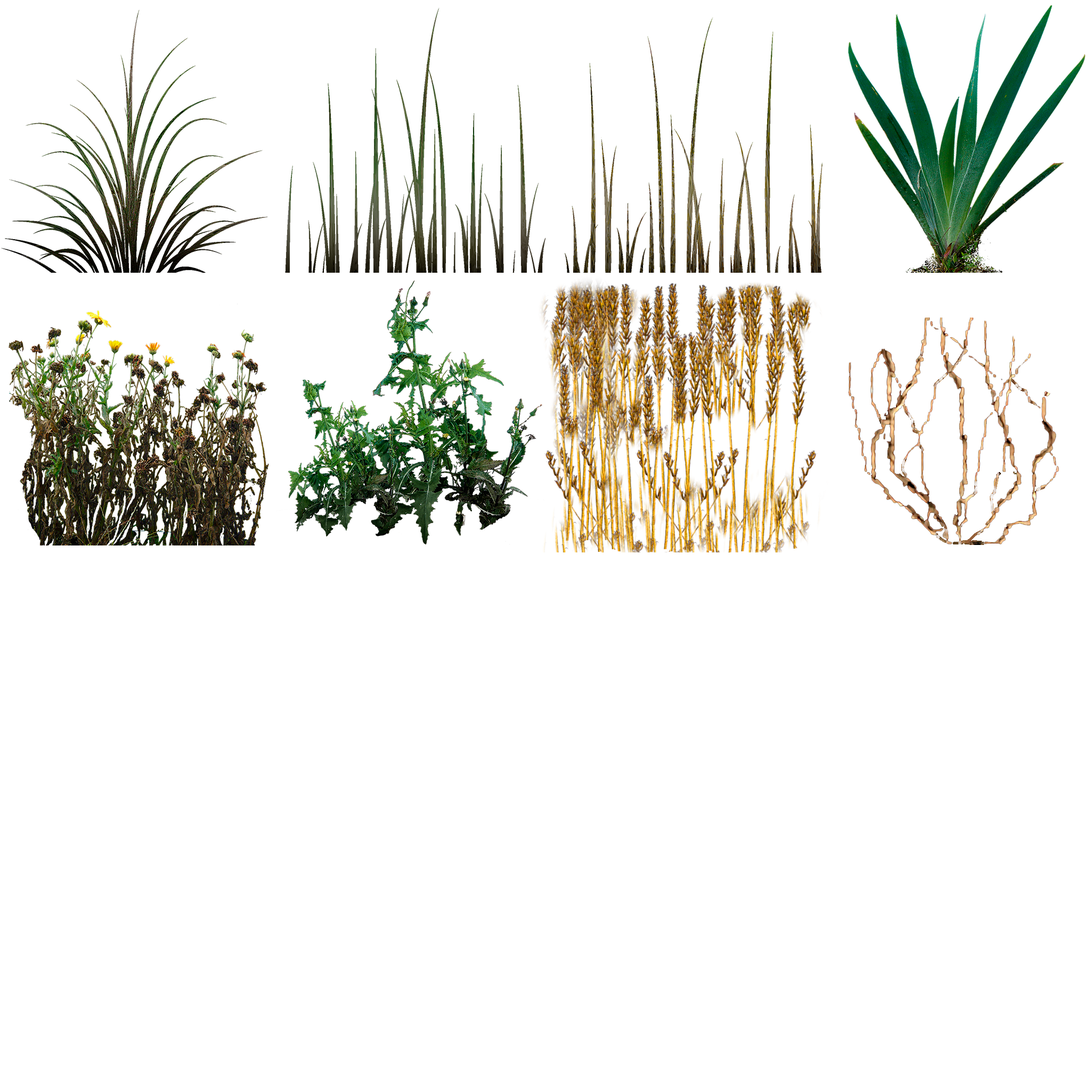
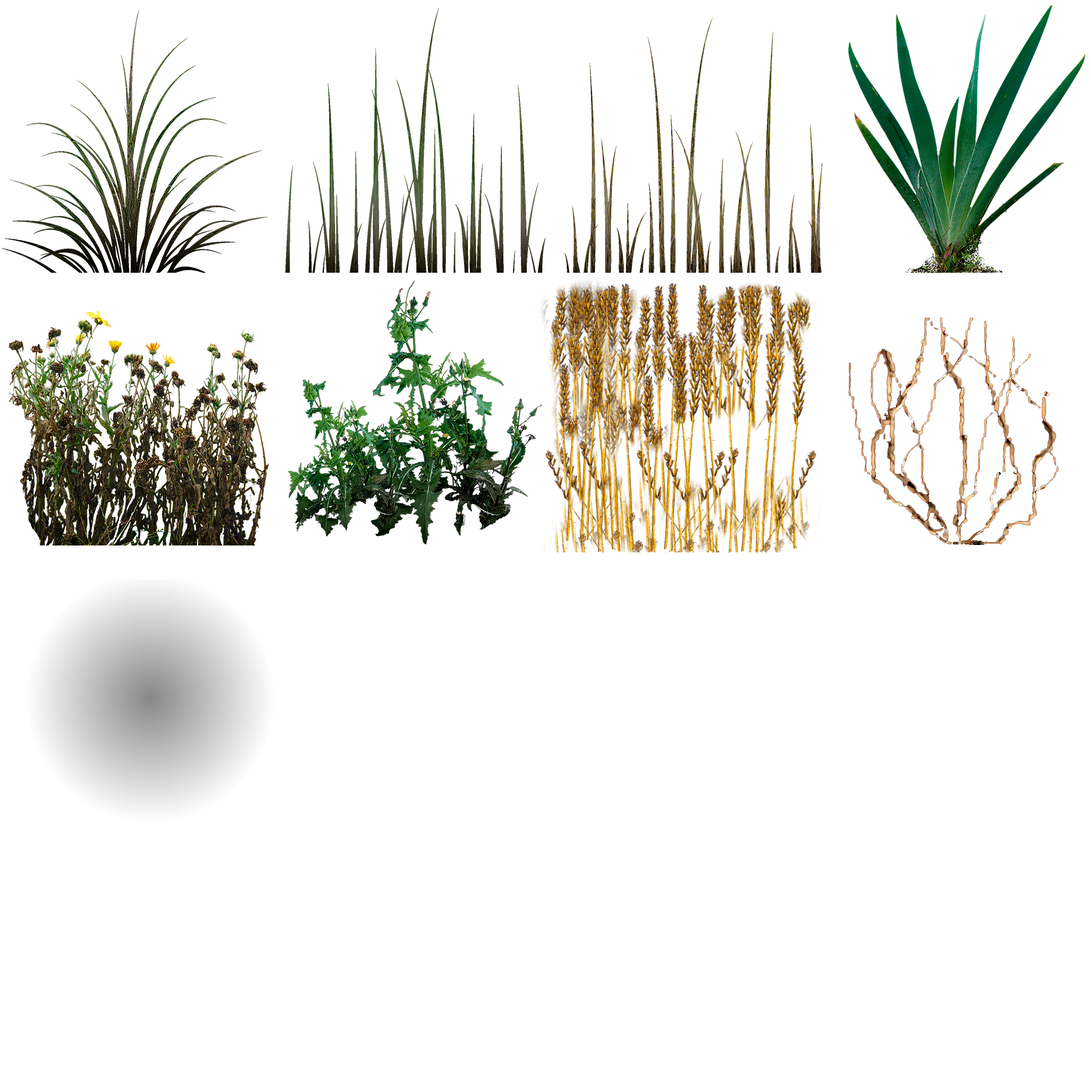
The second 1091 × 1091 image is a revision of the first. Changes to its layers:
added layer "Layer" (47%) above "TexturesCom_NaturePlants0035_1_alphamasked_S.png" over [28, 579, 273, 821]
